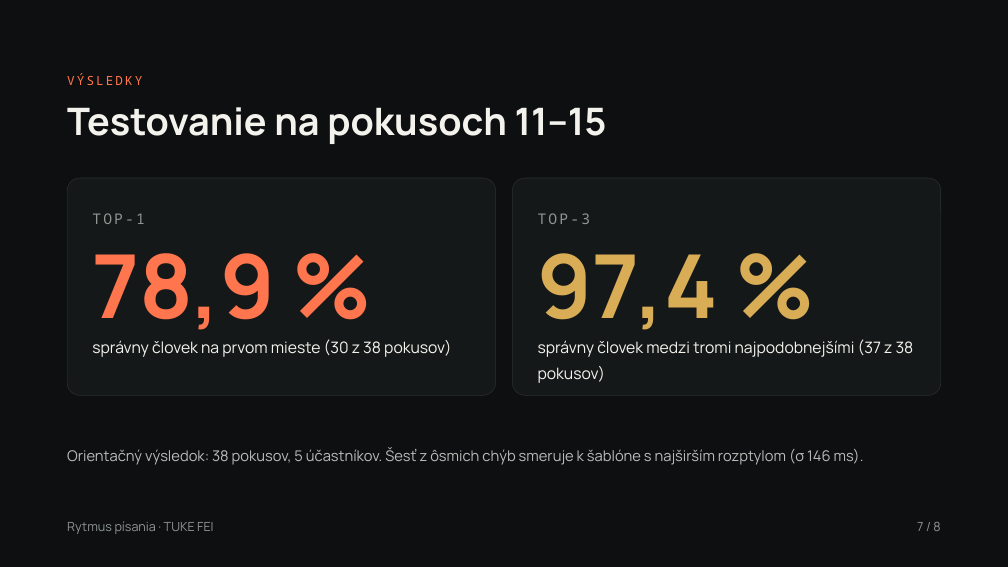
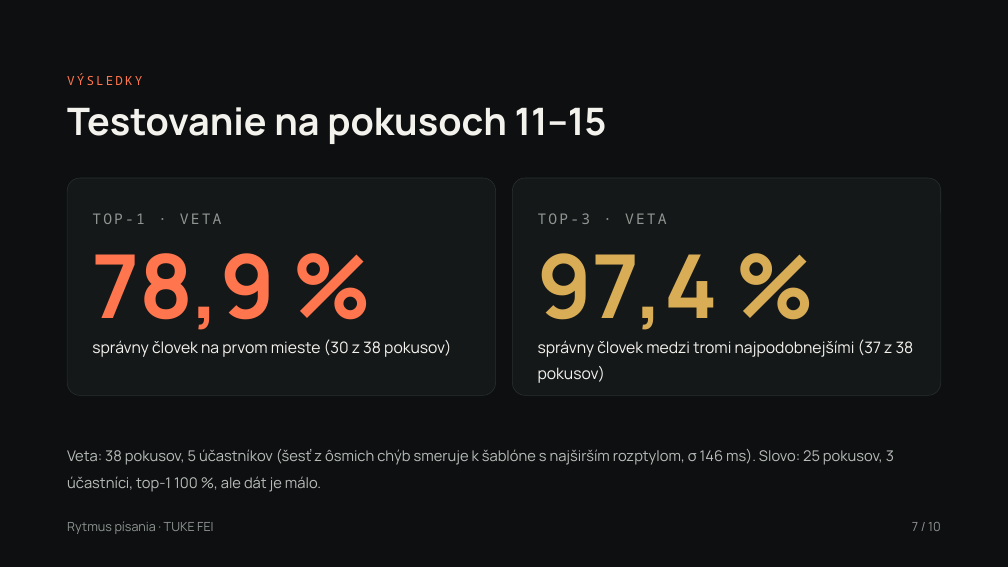
Before and after one commit to tetianamohorian23/bsb-keystroke, a slide deck: slide 7 of Rytmus písania obhajoba (aktualizovaná).pptx. Drawn at 1008x567 pixels with LibreOffice and Linux fonts; fonts in the diff are those of the drawing. Boxes give left, top, right and bottom in pixels: in the first picture for what was removed or moved away, otherwise in the second. Text is boxed around its words. In the diff, an @@ line names an element or a change of style, - is before the commit and + after.

```diff
--- a/Rytmus písania obhajoba (aktualizovaná).pptx
+++ b/Rytmus písania obhajoba (aktualizovaná).pptx
@@ text at [92, 213, 222, 224]: text changed @@
-TOP-1
+TOP-1 · VETA
@@ text at [538, 213, 667, 224]: text changed @@
-TOP-3
+TOP-3 · VETA
@@ text at [67, 449, 894, 492]: text changed @@
-Orientačný výsledok: 38 pokusov, 5 účastníkov. Šesť z ôsmich chýb smeruje k šablóne s najširším rozptylom (σ 146 ms).
+Veta: 38 pokusov, 5 účastníkov (šesť z ôsmich chýb smeruje k šablóne s najširším rozptylom, σ 146 ms). Slovo: 25 pokusov, 3 účastníci, top-1 100 %, ale dát je málo.
@@ text at [912, 522, 941, 531]: text changed @@
-7 / 8
+7 / 10
```
Also in this commit, not shown: 6 other slides changed, 1 slide added, 31 other files.
